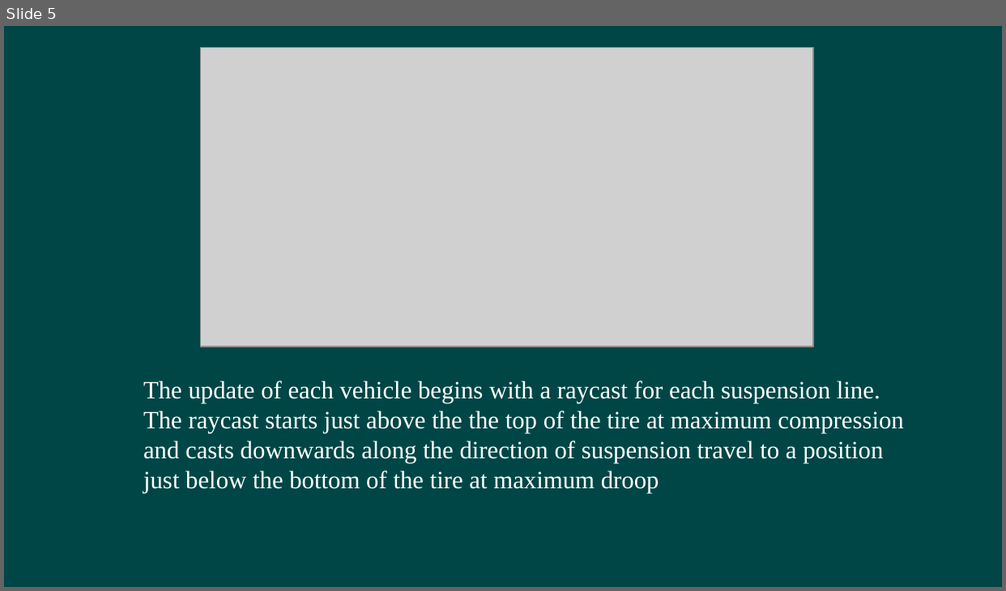
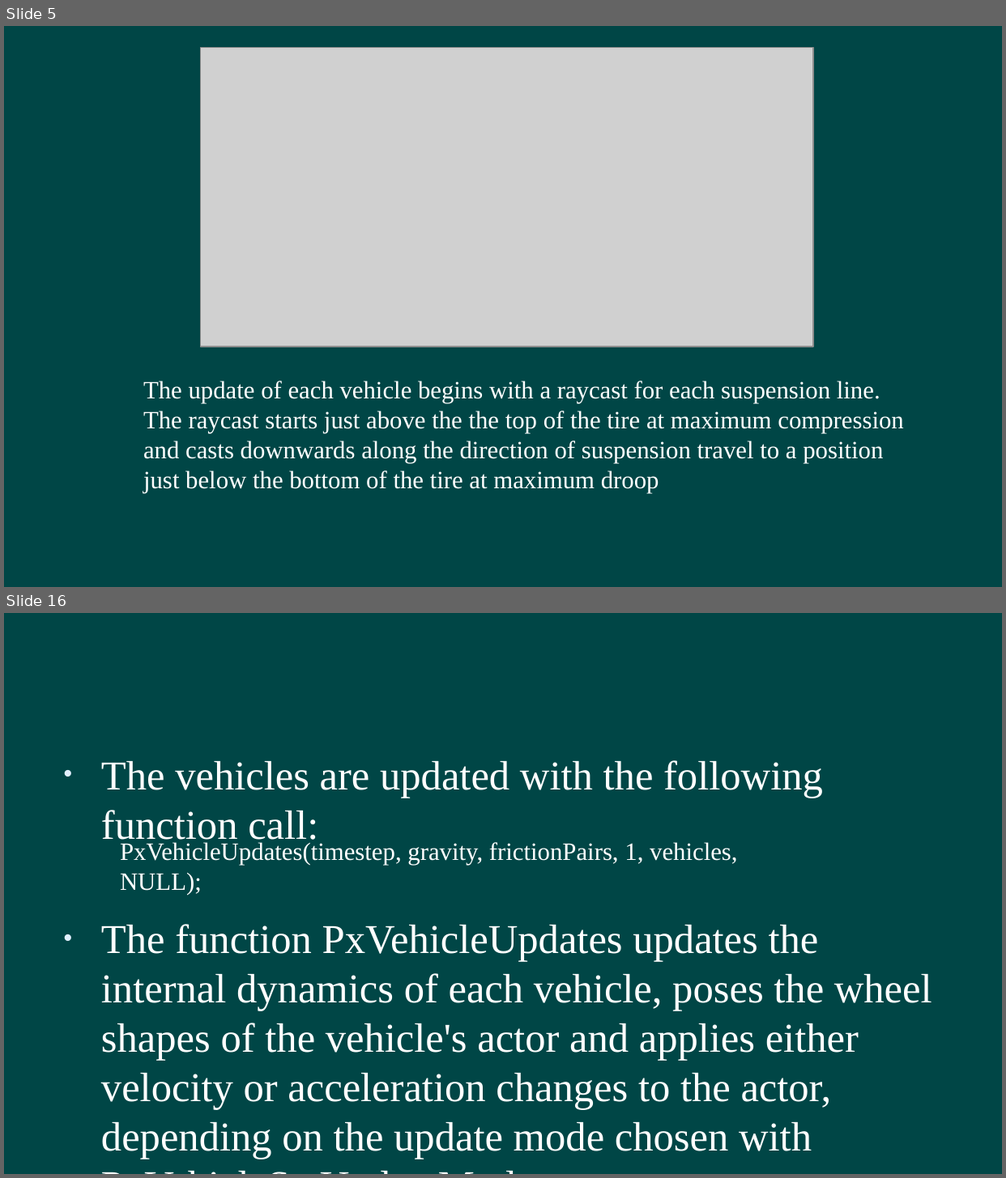
Before and after one commit to hanhonglei/Course_GamePhysics, a slide deck: Slides/11 Vehicle/Vehicle.pptx. Shown one above the other, each under a label of ours: slide 5 before the commit, slides 5 and 16 after it; the slides between them are not shown. The pictures are 1006x591 and 1006x1178 pixels, drawn with LibreOffice and Linux fonts; fonts in the diff are those of the drawing; grey boxes stand for pictures; background and template pictures are left out. Boxes give left, top, right and bottom in pixels: in the first picture for what was removed or moved away, otherwise in the second. Text is boxed around its words. In the diff, an @@ line names an element or a change of style, - is before the commit and + after.

```diff
--- a/Slides/11 Vehicle/Vehicle.pptx
+++ b/Slides/11 Vehicle/Vehicle.pptx
@@ slide 16 added at <box>4,613,1002,1174</box>, background #004646 @@
@@ text added at <box>101,760,932,1159</box>, 29.6 pt, text #FFFFFF @@
+• The vehicles are updated with the following function call:
+• The function PxVehicleUpdates updates the internal dynamics of each vehicle, poses the wheel shapes of the vehicle's actor and applies either velocity or acceleration changes to the actor, depending on the update mode chosen with PxVehicleSetUpdateMode
@@ text added at <box>120,842,737,895</box>, 18 pt, text #FFFFFF @@
+PxVehicleUpdates(timestep, gravity, frictionPairs, 1, vehicles, NULL);
```
Also in this commit, not shown: 11 other slides added, 1 slide removed, 1 other file.
